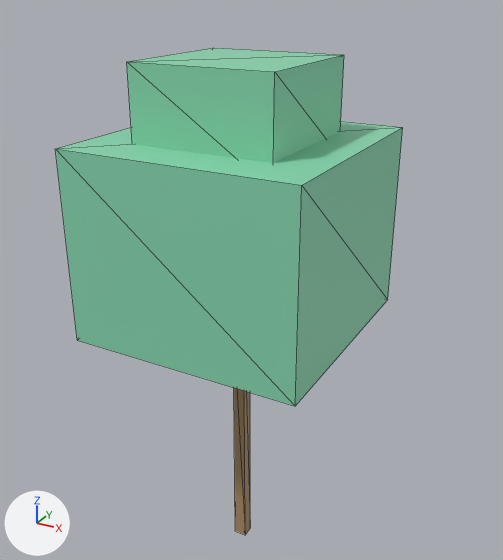
The glTF model data/islands/disksaver/glb/Prop_DS_Tree_35.glb, before and after one commit.
The view is the same before and after, from a 50 mm lens placed at (7.33, -12.83, 13.93), pointed at (0.03, 0.44, 7.29). Arrows for +X, +Y and +Z are at lower left; the lights stay in place. The older version comes first. Mesh edges are drawn as thin lines. Vertices at exactly the same position are counted once.
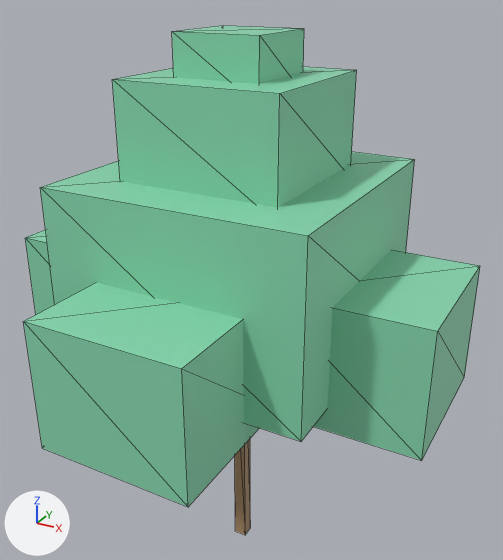
Scene script edits in JSON lines:
```json
{"block": "me_cube_1514", "where": "# used by ob_cube_001; location = (0.0, 0.0, 0.0)"}
{"op": "remove", "block": "me_cube_1514", "code": "me_cube_1514.from_pydata(...)  # 8 vertices, 12 faces; spans x -2.69..2.69, y -2.69..2.69, z 6.45..10.75"}
{"op": "add", "block": "me_cube_1514", "code": "me_cube_1514.from_pydata(...)  # 8 vertices, 12 faces; spans x -2.96..2.96, y -2.96..2.96, z 5.91..10.0"}
{"block": "me_cube_1514", "change": "me_cube_1514 part 1: the whole mesh is scaled about its middle by (1.1, 1.1, 0.95), then moved by (0.0, 0.0, -0.65)"}
{"block": "me_cube_1515", "where": "# used by ob_cube_002; location = (0.0, 0.0, 0.0)"}
{"op": "remove", "block": "me_cube_1515", "code": "me_cube_1515.from_pydata(...)  # 8 vertices, 12 faces; spans x -1.61..1.61, y -1.61..1.61, z 10.21..12.36"}
{"op": "add", "block": "me_cube_1515", "code": "me_cube_1515.from_pydata(...)  # 8 vertices, 12 faces; spans x 1.5..4.94, y -1.72..1.72, z 5.38..8.17"}
{"block": "me_cube_1515", "change": "me_cube_1515 part 2: the whole mesh is scaled about its middle by (1.07, 1.07, 1.3), then moved by (3.22, 0.0, -4.52)"}
{"op": "add", "block": "me_cube_1695", "code": ["me_cube_1695 = bpy.data.meshes.new('Cube.1695')", "me_cube_1695.from_pydata(...)  # a box spanning x -0.97..0.97, y -0.97..0.97, z 11.61..12.9", "me_cube_1695.materials.append(mat_ds_leaf3)  # green #88d7b0"]}
{"op": "add", "block": "me_cube_1694", "code": ["me_cube_1694 = bpy.data.meshes.new('Cube.1694')", "me_cube_1694.from_pydata(...)  # a box spanning x -1.83..1.83, y -1.83..1.83, z 9.68..12.04", "me_cube_1694.materials.append(mat_ds_leaf3)  # green #88d7b0"]}
{"op": "add", "block": "me_cube_1693", "code": ["me_cube_1693 = bpy.data.meshes.new('Cube.1693')", "me_cube_1693.from_pydata(...)  # a box spanning x -1.72..1.72, y -4.94..-1.5, z 5.38..8.17", "me_cube_1693.materials.append(mat_ds_leaf3)  # green #88d7b0"]}
{"op": "add", "block": "me_cube_1691", "code": ["me_cube_1691 = bpy.data.meshes.new('Cube.1691')", "me_cube_1691.from_pydata(...)  # a box spanning x -4.94..-1.5, y -1.72..1.72, z 5.38..8.17", "me_cube_1691.materials.append(mat_ds_leaf3)  # green #88d7b0"]}
{"op": "add", "block": "ob_cube_007", "code": ["ob_cube_007 = bpy.data.objects.new('Cube.007', me_cube_1695)", "ob_cube_007.location = (0.0, 0.0, 0.0)"]}
{"op": "add", "block": "ob_cube_006", "code": ["ob_cube_006 = bpy.data.objects.new('Cube.006', me_cube_1694)", "ob_cube_006.location = (0.0, 0.0, 0.0)"]}
{"op": "add", "block": "ob_cube_005", "code": ["ob_cube_005 = bpy.data.objects.new('Cube.005', me_cube_1693)", "ob_cube_005.location = (0.0, 0.0, 0.0)"]}
{"op": "add", "block": "ob_cube_003", "code": ["ob_cube_003 = bpy.data.objects.new('Cube.003', me_cube_1691)", "ob_cube_003.location = (0.0, 0.0, 0.0)"]}
```

Boxes [x1, y1, x2, y2] around the edits, measured in the pictures (503 x 560 px):
```json
{"object": "Cube.001", "change": "moved, rescaled", "before": [55, 121, 403, 406], "after": [40, 152, 415, 441], "on screen": "8% wider"}
{"object": "Cube.002", "change": "moved, rescaled", "before": [127, 48, 344, 163], "after": [313, 250, 480, 460]}
{"object": "Cube.005", "change": "added", "after": [23, 283, 259, 507], "on screen": "green"}
{"object": "Cube.006", "change": "added", "after": [112, 67, 357, 207], "on screen": "green"}
{"object": "Cube.007", "change": "added", "after": [172, 26, 304, 84], "on screen": "green"}
{"object": "Cube.003", "change": "added", "after": [25, 230, 55, 314], "on screen": "green"}
```
